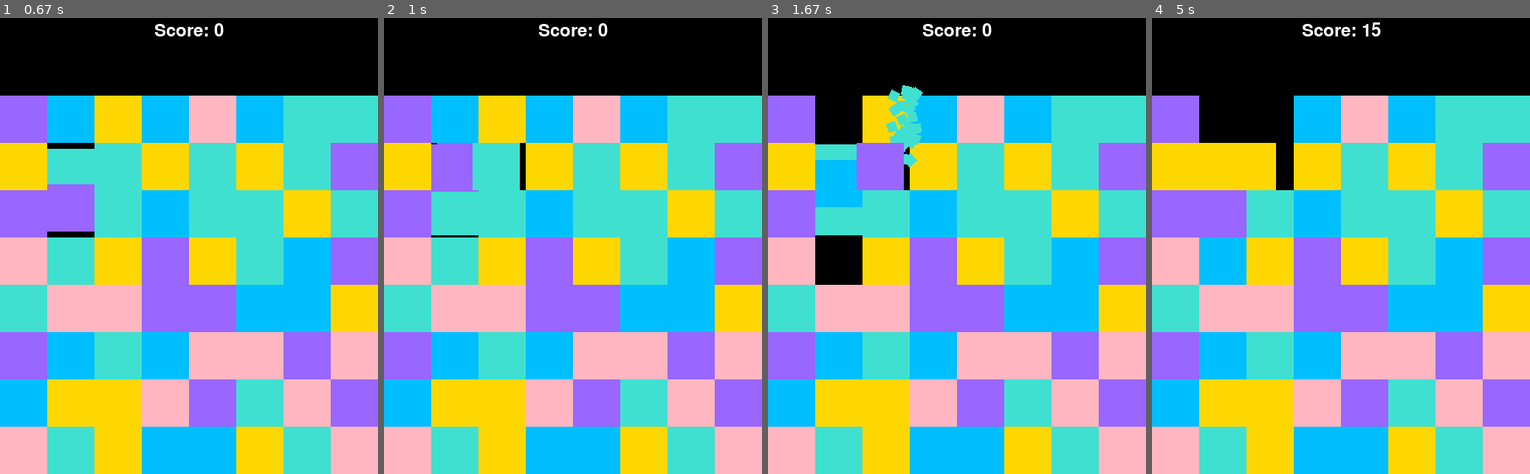
Above: before the commit, frames 1-4 (left to right).
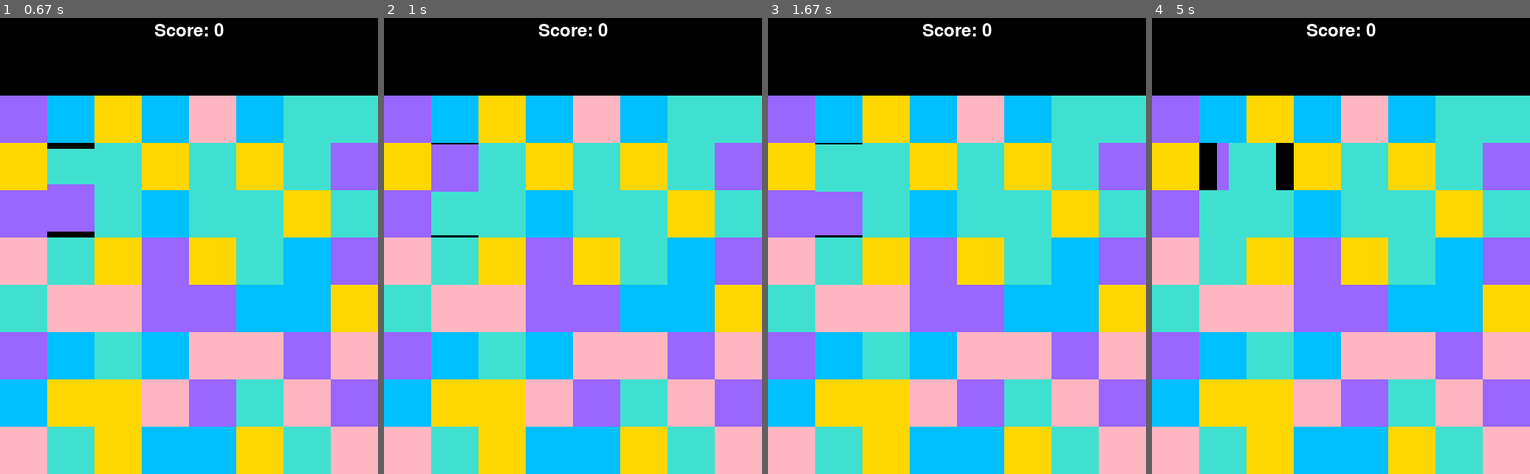
Above: after the commit, the same moments.

Repository: chefexperte/SquareCrush
Game: pygame game, started from main.py
The game is run twice, just before and just after one commit, with the same random seed, the same clock (stepped at 60 frames per second) and the same inputs.
Inputs (mouse positions are in pixels of both pictures, inside the frame that each line leads up to):
- Up to frame 1 (0.67 s): press the mouse at (49, 182) at 0.37 s; move the mouse to (86, 264) at 0.47 s; release the mouse at (124, 346) at 0.6 s
- Up to frame 2 (1 s): press the mouse at (433, 182) at 0.7 s; move the mouse to (478, 186) at 0.8 s; release the mouse at (527, 195) at 0.93 s
- Up to frame 3 (1.67 s): press the mouse at (817, 182) at 1.03 s; move the mouse to (858, 227) at 1.13 s; release the mouse at (904, 273) at 1.27 s; press the mouse at (817, 182) at 1.37 s; move the mouse to (907, 127) at 1.47 s; release the mouse at (998, 72) at 1.6 s
- Up to frame 4 (5 s): press the mouse at (1201, 182) at 1.7 s; move the mouse to (1314, 204) at 1.8 s; release the mouse at (1427, 227) at 1.93 s; press the mouse at (1201, 182) at 2.6 s; move the mouse to (1337, 200) at 2.7 s; release the mouse at (1473, 223) at 2.83 s; press the mouse at (1201, 182) at 2.93 s; move the mouse to (1310, 204) at 3.03 s; release the mouse at (1424, 227) at 3.17 s; press the mouse at (1201, 182) at 3.27 s; move the mouse to (1272, 200) at 3.37 s; release the mouse at (1348, 218) at 3.5 s; press the mouse at (1201, 182) at 3.6 s; move the mouse to (1299, 150) at 3.7 s; release the mouse at (1397, 122) at 3.83 s; press the mouse at (1201, 182) at 3.93 s; move the mouse to (1280, 246) at 4.03 s; release the mouse at (1359, 309) at 4.17 s; press the mouse at (1201, 182) at 4.27 s; move the mouse to (1201, 246) at 4.37 s; release the mouse at (1201, 305) at 4.5 s; press the mouse at (1201, 182) at 4.6 s; move the mouse to (1295, 214) at 4.7 s; release the mouse at (1393, 246) at 4.83 s; press the mouse at (1201, 182) at 4.93 s

Frame 1 is identical in both runs. In frame 2, 0.4% of the frame differs, in the area x 14-38%, y 27-38%; in frame 3, 6.8%; in frame 4, 7.6%, in the area x 12-61%, y 0-59%.

Commit message:
Add game_math module Implement animation types ease_in and ease_out Improve explosion effect Add ring effect Add bonus for 4/5 comb sizes Add input lock while animations are playing

Diff:
--- a/game.py
+++ b/game.py
@@ -25,6 +25,7 @@
 	score_label: pygame.surface.Surface = None
 	FPS = 120
 	score = 0
+	input_locked = False
 
 	def __init__(self):
 		self.animations: list[Animation] = []
--- /dev/null
+++ b/game_math/coord.py
@@ -0,0 +1,10 @@
+import math
+
+
+def translate_coords(x, y, winkel_grad, distanz):
+    winkel_rad = math.radians(winkel_grad)
+    delta_x = distanz * math.cos(winkel_rad)
+    delta_y = distanz * math.sin(winkel_rad)
+    x_neu = x + delta_x
+    y_neu = y + delta_y
+    return x_neu, y_neu
--- a/main.py
+++ b/main.py
@@ -7,7 +7,7 @@
 from draw import draw_rotated_rect
 from game import GRID_SIZE, TILE_SIZE, COLORS, Game, Animation, WINDOW_HEIGHT, WINDOW_WIDTH, BOARD_OFFSET
 from visual.animation import FALL_SPEED, ANIMATION_SPEED
-from visual.effect import play_explosion
+from visual.effect import play_explosion, play_bonus_point_effect
 
 
 def draw_board(screen, game):
@@ -53,7 +53,7 @@
 
 def main(game: Game):
 	remove_combinations(game)
-	pygame.init()
+	pygame.font.init()
 	screen = pygame.display.set_mode((WINDOW_WIDTH, WINDOW_HEIGHT))
 	pygame.display.set_caption('IQ Crush')
 
@@ -63,13 +63,23 @@
 
 	running = True
 	dragging = False
+	lock_timeout = True
 
 	clock = pygame.time.Clock()
 
 	while running:
 		clock.tick(game.FPS)
+		if len(game.no_draw) > 0:
+			game.input_locked = True
+		else:
+			if game.input_locked:
+				lock_timeout -= 1
+				if lock_timeout == 0:
+					lock_timeout = 5
+					game.input_locked = False
 		for event in pygame.event.get():
-			swap_drag(event, game)
+			if not game.input_locked:
+				swap_drag(event, game)
 			if event.type == pygame.QUIT:
 				print("Quitting the game")
 				running = False
@@ -82,7 +92,7 @@
 		game.score_label = game.title_font.render(f"Score: {game.score}", True, (255, 255, 255))
 		screen.blit(game.score_label, (WINDOW_WIDTH // 2 - game.score_label.get_width() // 2, 50))
 		pygame.display.flip()
-	pygame.quit()
+	pygame.font.quit()
 
 
 def refill_tiles(game: Game):
@@ -112,6 +122,23 @@
 			game.no_draw.add(block)
 			game.animations.append(anim)
 			play_explosion(game, block)
+		if len(comb) > 3:
+			x_total = 0
+			y_total = 0
+			for tile in comb:
+				x_total += tile[0]
+				y_total += tile[1]
+			center_x = x_total / len(comb)
+			center_y = y_total / len(comb)
+			color = game.board[comb[0][0]][comb[0][1]].color
+			color = (min(255, color[0] + 50), min(255, color[1] + 50), min(255, color[2] + 50))
+			bonus = 1
+			match len(comb):
+				case 4:
+					bonus = 2
+				case 5:
+					bonus = 5
+			play_bonus_point_effect(game, color, (center_x, center_y), 2, len(comb) + bonus)
 
 
 def run_animations(screen: Surface, game: Game):
@@ -135,8 +162,8 @@
 		y_diff_total = y2 - y0
 		angle_diff_total = angle2 - angle0
 		size_diff_total = size2 - size0
-		anim.curr = (x0 + x_diff_total * anim.progress, y0 + y_diff_total * anim.progress,
-					 angle0 + angle_diff_total * anim.progress, size0 + size_diff_total * anim.progress)
+		anim.curr = (x0 + x_diff_total * anim.get_anim_type_progress(), y0 + y_diff_total * anim.get_anim_type_progress(),
+					 angle0 + angle_diff_total * anim.get_anim_type_progress(), size0 + size_diff_total * anim.get_anim_type_progress())
 		if anim.progress >= 1:
 			if anim.on_finish:
 				anim.on_finish()
@@ -177,8 +204,8 @@
 def find_combinations(game):
 	combinations = []
 	# check vertical combinations
-	for i in range(GRID_SIZE - 2):
-		for j in range(GRID_SIZE):
+	for j in range(GRID_SIZE):
+		for i in range(GRID_SIZE - 2):
 			if ((i, j) in game.no_draw) or (game.board[i][j] is None):
 				continue
 			tile1 = game.board[i][j]
@@ -229,7 +256,8 @@
 				combinations.remove(comb)
 				combinations.remove(combination)
 				combinations.append(list(set(combination).union(set(comb))))
-	combinations.sort()
+	combinations.sort(key=lambda x: len(x), reverse=True)
+	print(combinations) if len(combinations) > 0 else None
 	return combinations
 
 
--- a/visual/animation.py
+++ b/visual/animation.py
@@ -31,3 +31,12 @@
 	anim_type: str = "lin"
 	on_finish = None
 	speed: float = ANIMATION_SPEED
+
+	def get_anim_type_progress(self) -> float:
+		if self.anim_type == "ease_out":
+			t = self.progress - 1
+			return t * t * t + 1
+		if self.anim_type == "ease_in":
+			t = self.progress
+			return t ** 3
+		return self.progress
--- a/visual/effect.py
+++ b/visual/effect.py
@@ -1,20 +1,45 @@
+import math
 import random
 
 from game import Game, WINDOW_WIDTH, TILE_SIZE
+from game_math.coord import translate_coords
 from visual.animation import Animation, EXPLOSION_SPEED, ANIMATION_SPEED
 
 
 def play_explosion(game: Game, pos: tuple[int, int]):
-	for i in range(10):
+	particle_num = 10
+	for i in range(particle_num):
 		color = game.board[pos[0]][pos[1]].color
 		start = (pos[0] + 0.5, pos[1] + 0.5, random.random() * 180 - 90, 0.2)
 		end = (pos[0] + random.random() * 1.25 - 0.125, pos[1] + random.random() * 1.25 - 0.125,
 			   random.random() * 180 - 90, 0.35)
-		anim = Animation(color, start, end, "lin", EXPLOSION_SPEED)
-		score_pos = (WINDOW_WIDTH // 2 // TILE_SIZE, -50 // TILE_SIZE, 0, 0.1)
+		anim = Animation(color, start, end, "ease_out", EXPLOSION_SPEED)
+		score_pos = (WINDOW_WIDTH // 2 // TILE_SIZE, -75 / TILE_SIZE, 0, 0.1)
 		dist = -ANIMATION_SPEED * 0.1 * (max(3, abs(score_pos[1] - end[1])))
 		finish = Animation(color, end, score_pos, "lin", ANIMATION_SPEED * 2 + dist)
-		if i < 5:
+		if i < 2:
 			finish.on_finish = lambda: game.add_score(1)
 		anim.on_finish = lambda a=finish: game.animations.append(a)
 		game.animations.append(anim)
+
+
+def play_bonus_point_effect(game: Game, color: tuple[int, int, int], pos: tuple[float, float], size: float, score: int):
+	particle_num = 30
+	score_per_particle = score // particle_num
+	remainder = score % particle_num
+	for i in range(particle_num):
+		angle = 360 / particle_num * i
+		goal = translate_coords(pos[0], pos[1], angle, size)
+		start = (pos[0] + 0.5, pos[1] + 0.5, angle, 0.1)
+		end = (0.5 + goal[0], 0.5 + goal[1],
+			   angle + 360 * 2, 0.25)
+		anim = Animation(color, start, end, "ease_out", ANIMATION_SPEED + (random.random() - 0.5) * 2)
+		score_pos = (WINDOW_WIDTH // 2 // TILE_SIZE, -60 // TILE_SIZE, 0, 0.1)
+		dist = -ANIMATION_SPEED * 0.1 * (max(3, abs(score_pos[1] - end[1])))
+		finish = Animation(color, end, score_pos, "lin", ANIMATION_SPEED * 2 + dist)
+		if i < remainder:
+			finish.on_finish = lambda: game.add_score(1 + score_per_particle)
+		else:
+			finish.on_finish = lambda: game.add_score(score_per_particle)
+		anim.on_finish = lambda a=finish: game.animations.append(a)
+		game.animations.append(anim)
Empty file added: game_math/__init__.py
